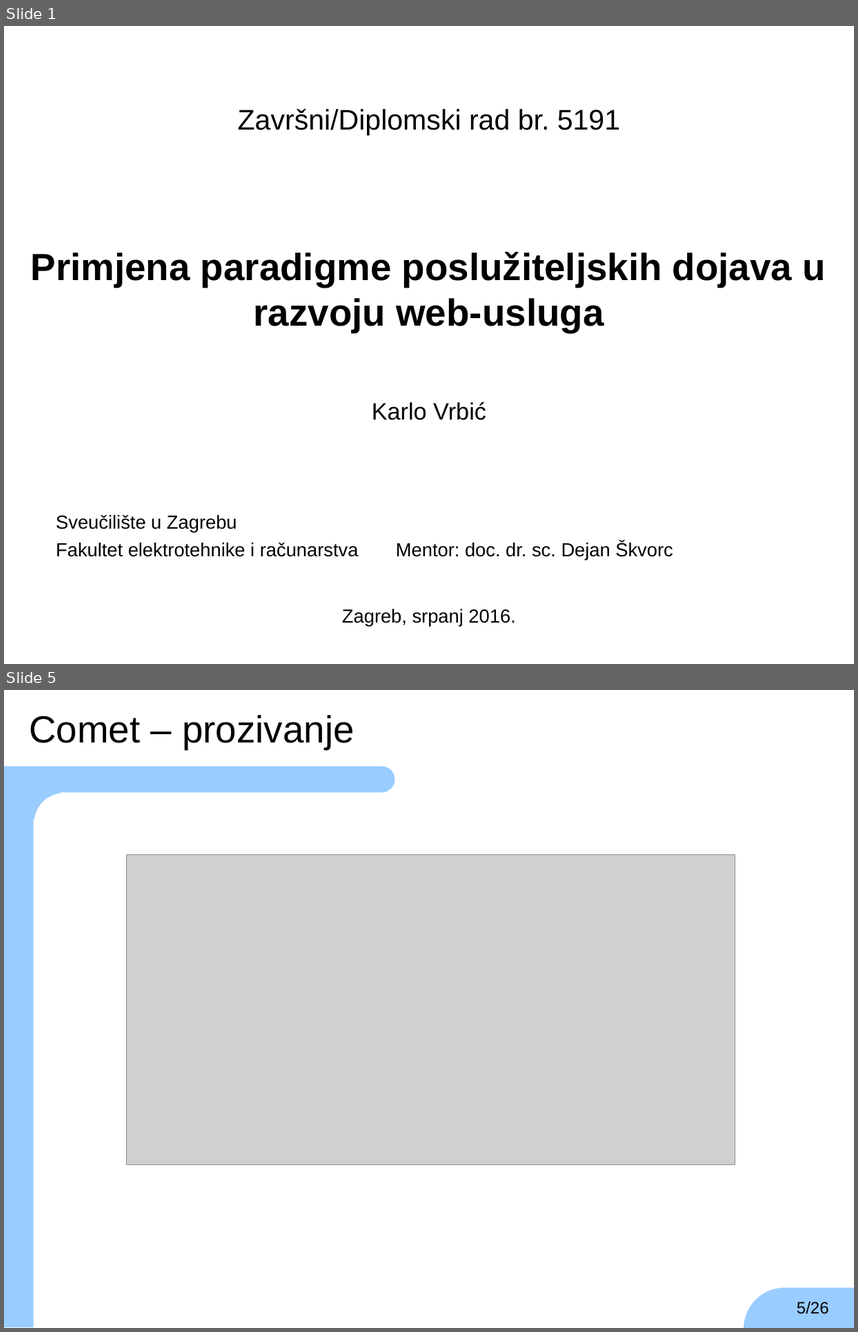
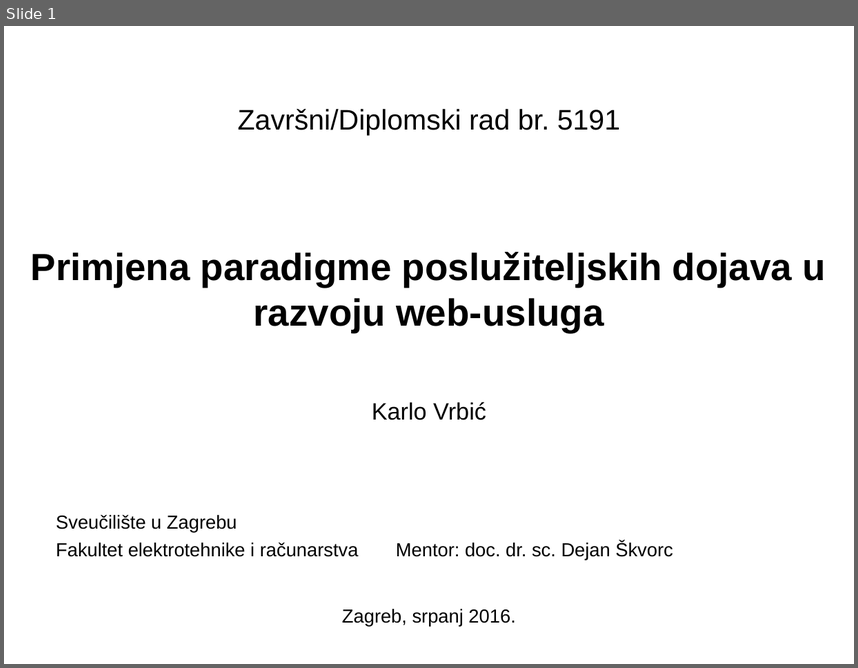
Before and after one commit to TheKarlo95/ZavrsniRad, a slide deck: zr-prezentacija-karlo-vrbic.ppt. Shown one above the other, each under a label of ours: slides 1 and 5 before the commit, slide 1 after it; the slides between them are not shown. The pictures are 858x1332 and 858x668 pixels, drawn with LibreOffice and Linux fonts; fonts in the diff are those of the drawing; grey boxes stand for pictures; background and template pictures are left out. Boxes give left, top, right and bottom in pixels: in the first picture for what was removed or moved away, otherwise in the second. Text is boxed around its words. In the diff, an @@ line names an element or a change of style, - is before the commit and + after.

```diff
--- a/zr-prezentacija-karlo-vrbic.ppt
+++ b/zr-prezentacija-karlo-vrbic.ppt
@@ slide 5 removed at bbox=[4, 690, 854, 1328], background #FFFFFF @@
@@ rectangle removed at bbox=[704, 697, 847, 1063] @@
@@ text removed at bbox=[29, 715, 355, 749] @@
-Comet – prozivanje
@@ group removed at bbox=[4, 767, 854, 1328]: 2 rounded rectangles, 2 rectangles, 1 ellipse @@
@@ picture removed at bbox=[126, 854, 735, 1164] @@
@@ page number removed at bbox=[797, 1301, 829, 1314] @@
-5/26
```
Also in this commit, not shown: 5 slides changed, 1 slide added, 2 other slides removed, 4 other files.
